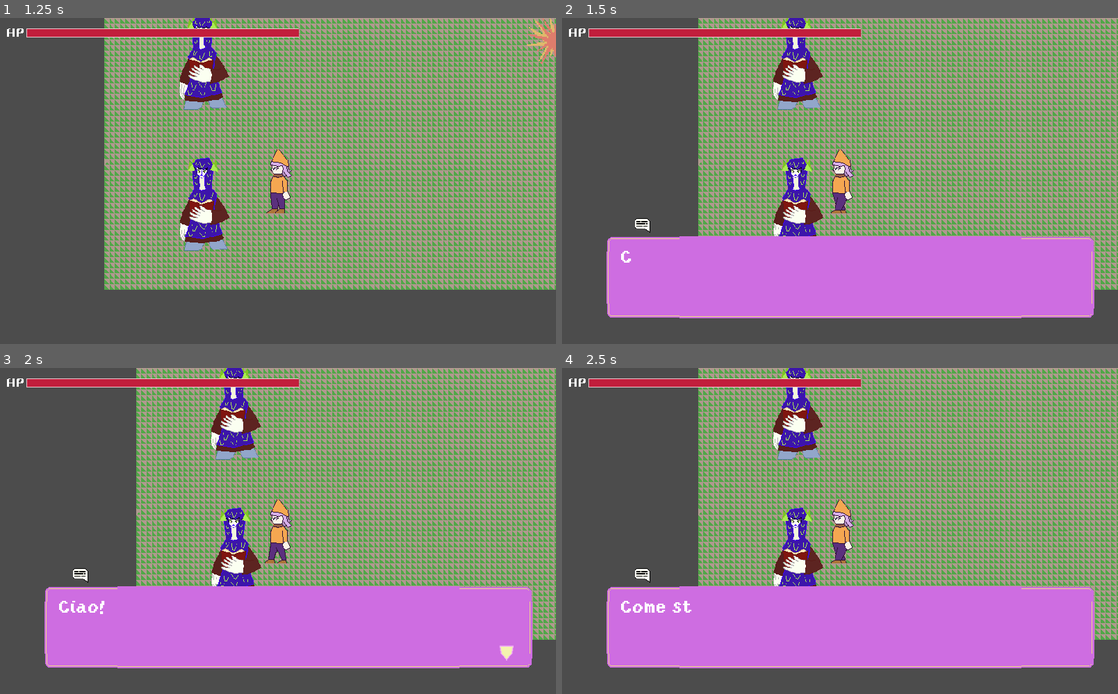
Above: before the commit, frames 1-4 (two rows, left to right).
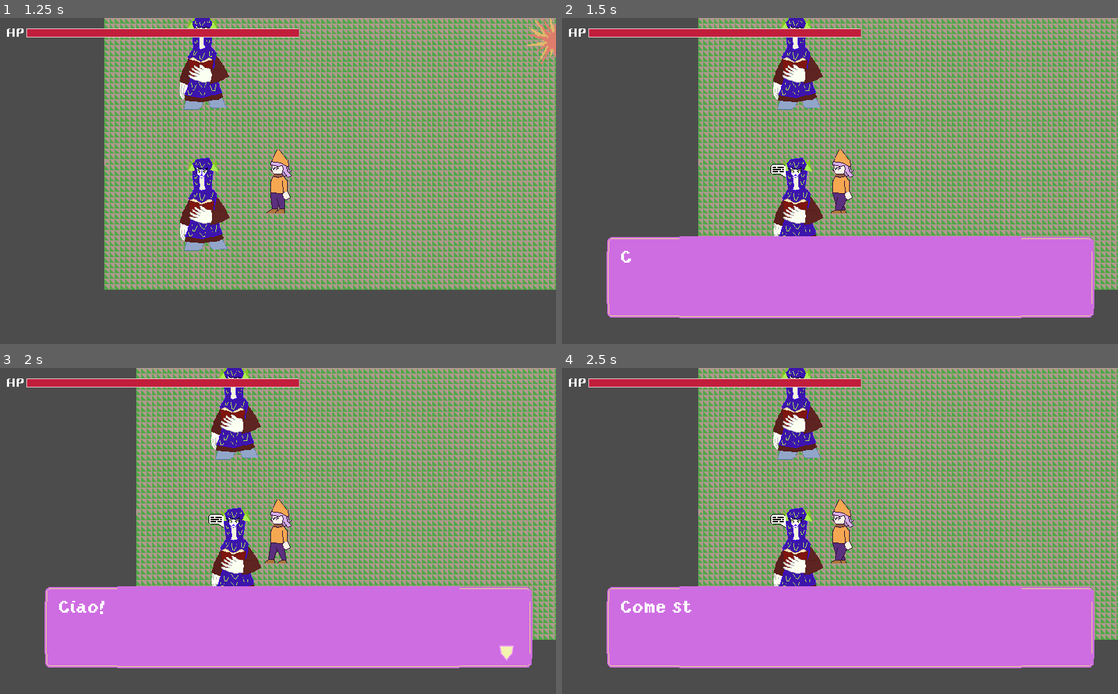
Above: after the commit, the same moments.

Repository: InKeaton/TheLibrarian
Game: Godot game, scene res://main.tscn
The game is run twice, just before and just after one commit, with the same random seed, the same clock (stepped at 60 frames per second) and the same inputs. Sound files missing from this copy of the repository are replaced by a short silence.
Inputs:
- Up to frame 1 (1.25 s): tap Enter at 0.5 s; hold Left (choice_left_up) from 0.53 s (still down); tap Z (talk) at 0.6 s
- Up to frame 2 (1.5 s): keep holding Left (choice_left_up); tap Z (talk) at 1.35 s
- Up to frame 3 (2 s): keep holding Left (choice_left_up)
- Up to frame 4 (2.5 s): keep holding Left (choice_left_up); tap Z (talk) at 2.1 s

Frame 1 is identical in both runs. In frame 2, 0.2% of the frame differs, in the area x 13-41%, y 44-66%; in frame 3, 0.2%; in frame 4, 0.2%.

Commit message:
FIX: TalkIcon
FIX: TalkIcon, now in DIalogueManager

Diff:
--- a/Dialogue/DialogueManager.gd
+++ b/Dialogue/DialogueManager.gd
@@ -109,6 +109,12 @@
 	# al dialogue manager e salvato. Funziona anche come bool per capire
 	# se possiamo far partire un dialogo
 	_current_interlocutor = interlocutor
+	# mostriamo l'icona per parlare quando necessario
+	if interlocutor:
+		$TalkIcon.set_position(interlocutor.position + interlocutor._bubble_pos)
+		$TalkIcon/Icon.visible = true
+	else :
+		$TalkIcon/Icon.visible = false
 
 func _on_Player_change_choice(direction):
 	if _dialogue_status == CHOOSING:
--- a/Dialogue/DialogueManager.tscn
+++ b/Dialogue/DialogueManager.tscn
@@ -1,6 +1,9 @@
-[gd_scene load_steps=2 format=2]
+[gd_scene load_steps=3 format=2]
 
 [ext_resource path="res://Dialogue/DialogueManager.gd" type="Script" id=1]
+[ext_resource path="res://HUD/TalkIcon.tscn" type="PackedScene" id=2]
 
 [node name="DialogueManager" type="Node"]
 script = ExtResource( 1 )
+
+[node name="TalkIcon" parent="." instance=ExtResource( 2 )]
--- a/HUD/HUD.gd
+++ b/HUD/HUD.gd
@@ -1,14 +1,6 @@
 extends CanvasLayer
 
 signal health_changed(new_health)
-
-# quando il giocatore può parlare, viene mostrata un icona vicino ad esso
-func _on_Player_can_talk(interlocutor):
-	if interlocutor:
-		$TalkIcon.set_position(interlocutor.position + interlocutor._bubble_pos)
-		$TalkIcon/Icon.visible = true
-	else :
-		$TalkIcon/Icon.visible = false
 
 # quando il giocatore subisce danni, viene modificata
 # la lunghezza della barra
--- a/Player/Player.tscn
+++ b/Player/Player.tscn
@@ -9,21 +9,21 @@
 [sub_resource type="RectangleShape2D" id=15]
 extents = Vector2( 25, 50 )
 
-[sub_resource type="AtlasTexture" id=5]
+[sub_resource type="AtlasTexture" id=9]
 atlas = ExtResource( 1 )
-region = Rect2( 0, 100, 50, 100 )
+region = Rect2( 0, 0, 50, 100 )
 
-[sub_resource type="AtlasTexture" id=6]
+[sub_resource type="AtlasTexture" id=10]
 atlas = ExtResource( 1 )
-region = Rect2( 50, 100, 50, 100 )
+region = Rect2( 50, 0, 50, 100 )
 
-[sub_resource type="AtlasTexture" id=7]
+[sub_resource type="AtlasTexture" id=11]
 atlas = ExtResource( 1 )
-region = Rect2( 100, 100, 50, 100 )
+region = Rect2( 100, 0, 50, 100 )
 
-[sub_resource type="AtlasTexture" id=8]
+[sub_resource type="AtlasTexture" id=12]
 atlas = ExtResource( 1 )
-region = Rect2( 150, 100, 50, 100 )
+region = Rect2( 150, 0, 50, 100 )
 
 [sub_resource type="AtlasTexture" id=1]
 atlas = ExtResource( 1 )
@@ -45,27 +45,27 @@
 atlas = ExtResource( 1 )
 region = Rect2( 0, 0, 50, 100 )
 
-[sub_resource type="AtlasTexture" id=9]
+[sub_resource type="AtlasTexture" id=5]
 atlas = ExtResource( 1 )
-region = Rect2( 0, 0, 50, 100 )
+region = Rect2( 0, 100, 50, 100 )
 
-[sub_resource type="AtlasTexture" id=10]
+[sub_resource type="AtlasTexture" id=6]
 atlas = ExtResource( 1 )
-region = Rect2( 50, 0, 50, 100 )
+region = Rect2( 50, 100, 50, 100 )
 
-[sub_resource type="AtlasTexture" id=11]
+[sub_resource type="AtlasTexture" id=7]
 atlas = ExtResource( 1 )
-region = Rect2( 100, 0, 50, 100 )
+region = Rect2( 100, 100, 50, 100 )
 
-[sub_resource type="AtlasTexture" id=12]
+[sub_resource type="AtlasTexture" id=8]
 atlas = ExtResource( 1 )
-region = Rect2( 150, 0, 50, 100 )
+region = Rect2( 150, 100, 50, 100 )
 
 [sub_resource type="SpriteFrames" id=13]
 animations = [ {
-"frames": [ SubResource( 5 ), SubResource( 6 ), SubResource( 7 ), SubResource( 8 ) ],
+"frames": [ SubResource( 9 ), SubResource( 10 ), SubResource( 11 ), SubResource( 12 ) ],
 "loop": true,
-"name": "up",
+"name": "down",
 "speed": 4.0
 }, {
 "frames": [ SubResource( 1 ), SubResource( 2 ), SubResource( 3 ), SubResource( 4 ) ],
@@ -78,9 +78,9 @@
 "name": "still",
 "speed": 5.0
 }, {
-"frames": [ SubResource( 9 ), SubResource( 10 ), SubResource( 11 ), SubResource( 12 ) ],
+"frames": [ SubResource( 5 ), SubResource( 6 ), SubResource( 7 ), SubResource( 8 ) ],
 "loop": true,
-"name": "down",
+"name": "up",
 "speed": 4.0
 } ]
 
